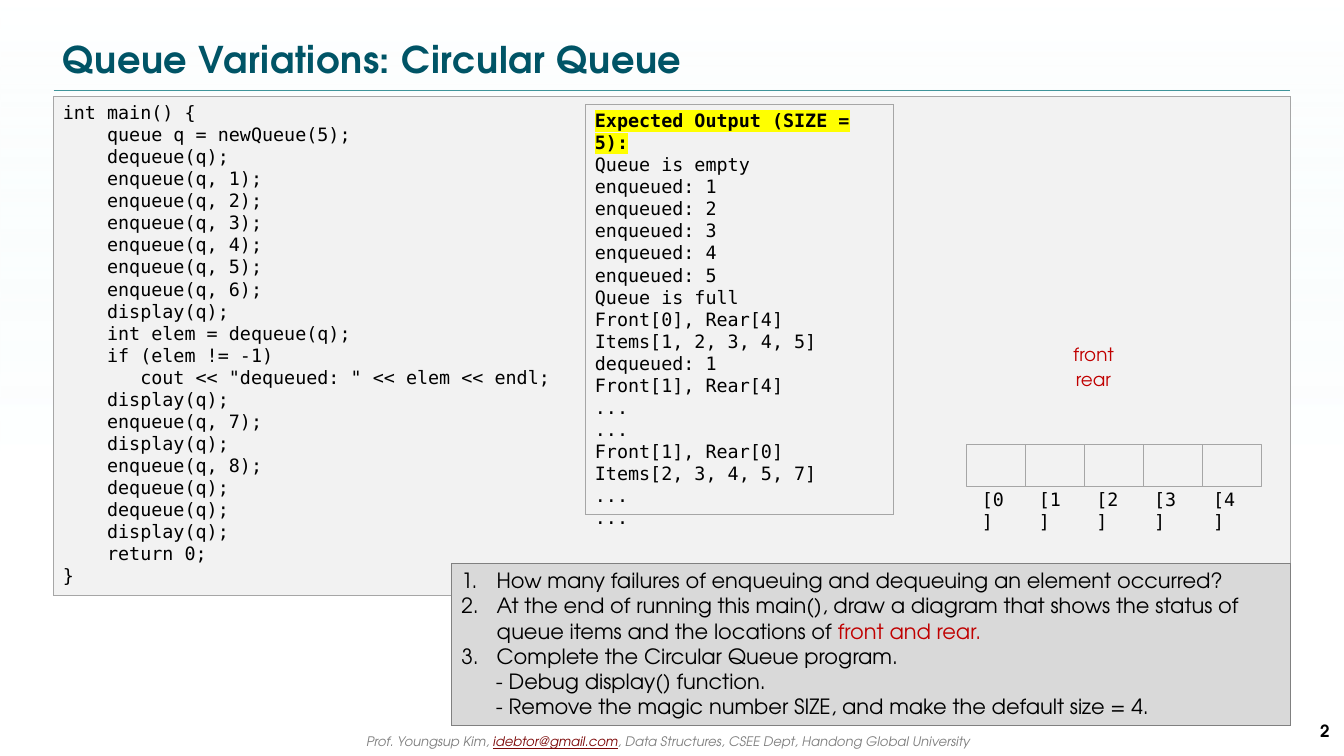
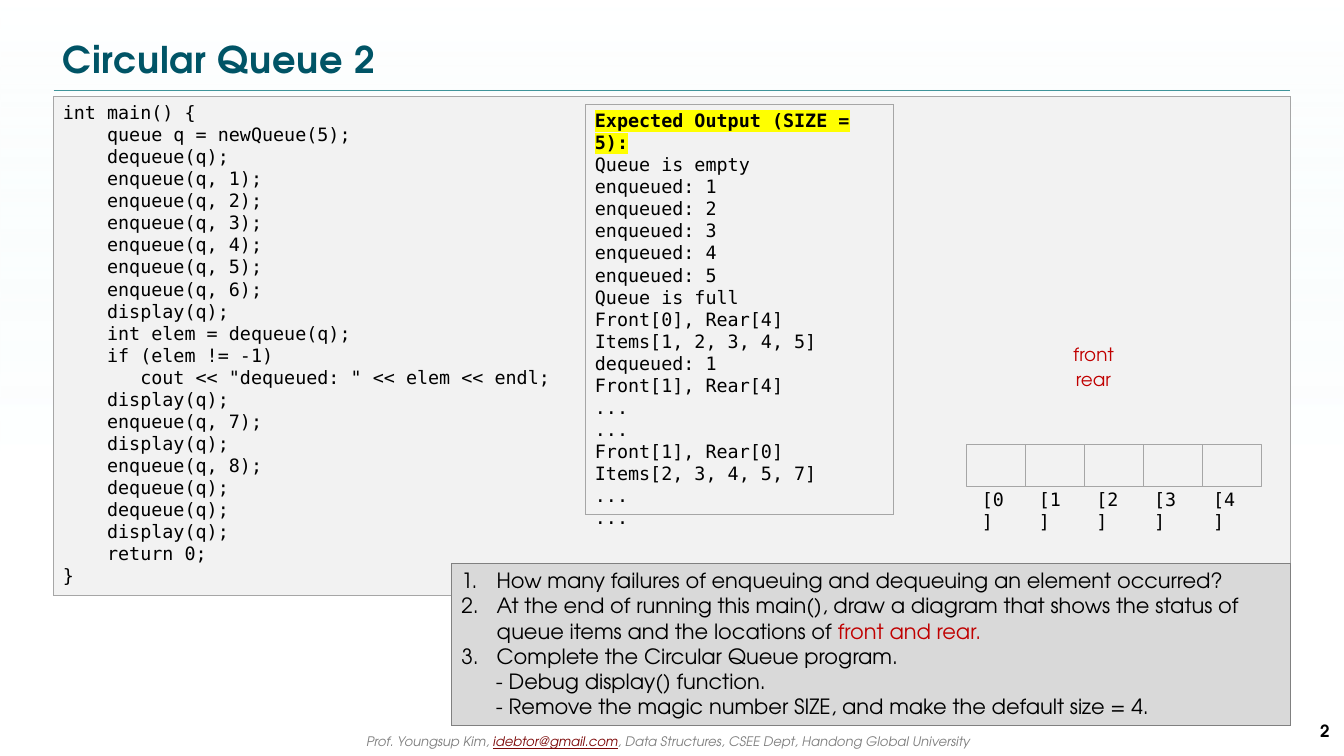
Before and after one commit to idebtor/nowic, a slide deck: slide 2 of ppts/3-2.1_Queue Quiz.pptx. Drawn at 1344x756 pixels with LibreOffice and Linux fonts; fonts in the diff are those of the drawing; background and template pictures are left out. Boxes give left, top, right and bottom in pixels: in the first picture for what was removed or moved away, otherwise in the second. Text is boxed around its words. In the diff, an @@ line names an element or a change of style, - is before the commit and + after.

```diff
--- a/ppts/3-2.1_Queue Quiz.pptx
+++ b/ppts/3-2.1_Queue Quiz.pptx
@@ title at <box>63,44,375,74</box>: text changed @@
-Queue Variations: Circular Queue
+Circular Queue 2
```
Also in this commit, not shown: 1 other file.
